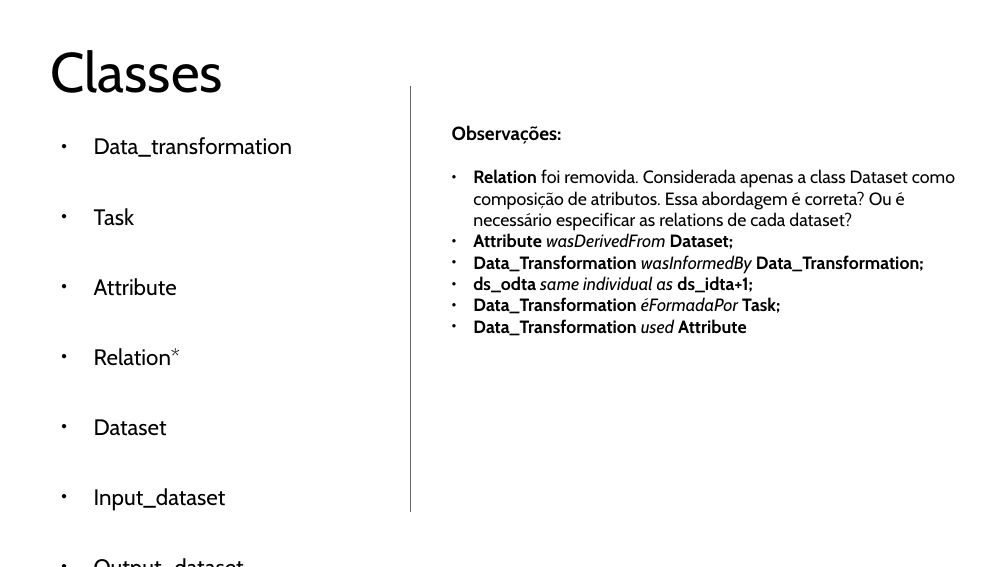
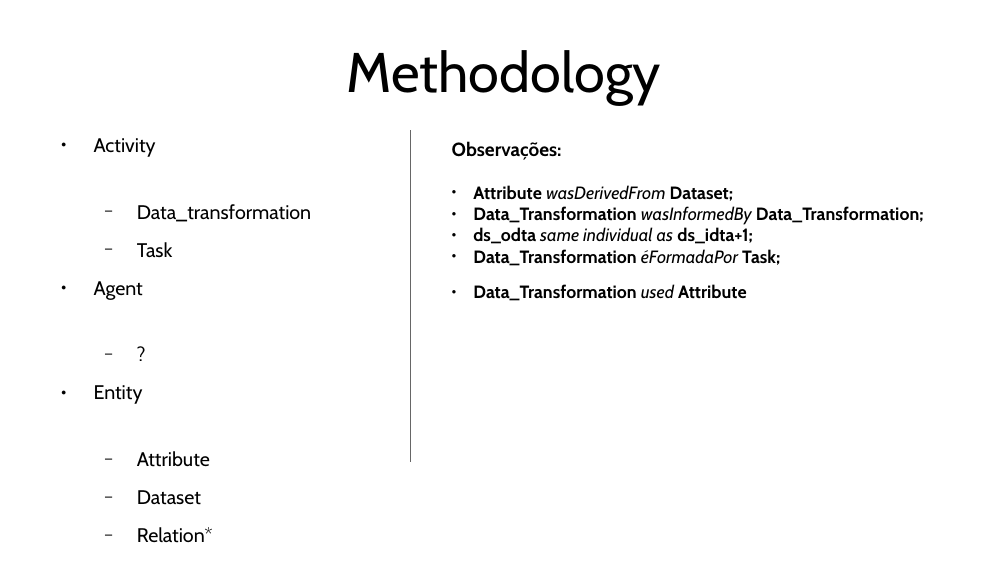
Before and after one commit to luizgdias/jenaowl, a slide deck: slide 9 of ProjetoOwl/Modelagem/diagramas.odp (slide 4 before the commit). Drawn at 1008x567 pixels with LibreOffice and Linux fonts; fonts in the diff are those of the drawing. Boxes give left, top, right and bottom in pixels: in the first picture for what was removed or moved away, otherwise in the second. Text is boxed around its words. In the diff, an @@ line names an element or a change of style, - is before the commit and + after.

Commit message:
update presentation

```diff
--- a/ProjetoOwl/Modelagem/diagramas.odp
+++ b/ProjetoOwl/Modelagem/diagramas.odp
@@ title at bbox=[347, 50, 662, 104]: text changed @@
-Classes
+Methodology
@@ text at bbox=[94, 138, 156, 157]: paragraph added @@
+● Activity
@@ line moved from (411, 86) - (411, 511) to (411, 131) - (411, 462) @@
@@ text "Observações:": place and size @@
-text "Observações:" at bbox=[452, 125, 955, 336]
+text "Observações:" at bbox=[452, 141, 924, 301]
@@ text at bbox=[473, 169, 955, 231]: paragraph removed @@
-● Relation foi removida. Considerada apenas a class Dataset como composição de atributos. Essa abordagem é correta? Ou é necessário especificar as relations de cada dataset?
@@ text at bbox=[137, 204, 311, 543]: size 17.6 to 15.5 pt in "Data_transformation", "Task", "Attribute", "Relation*"; bullet ● to −; list level 1 to 2 in "Data_transformation"; list level 1 to 2 in "Task"; list level 1 to 2 in "Attribute"; list level 1 to 2 in "Relation*" @@
@@ text at bbox=[473, 284, 747, 301]: more space between paragraphs @@
@@ text at bbox=[94, 385, 143, 404]: paragraphs added @@
+● Agent
+  − ?
+● Entity
@@ text at bbox=[94, 419, 226, 510]: paragraphs removed @@
-● Dataset
-● Input_dataset
-● Output_dataset
@@ text at bbox=[137, 490, 201, 505]: paragraph added @@
+  − Dataset
```
Also in this commit, not shown: 4 other slides changed, 5 slides added, 4 other files.
